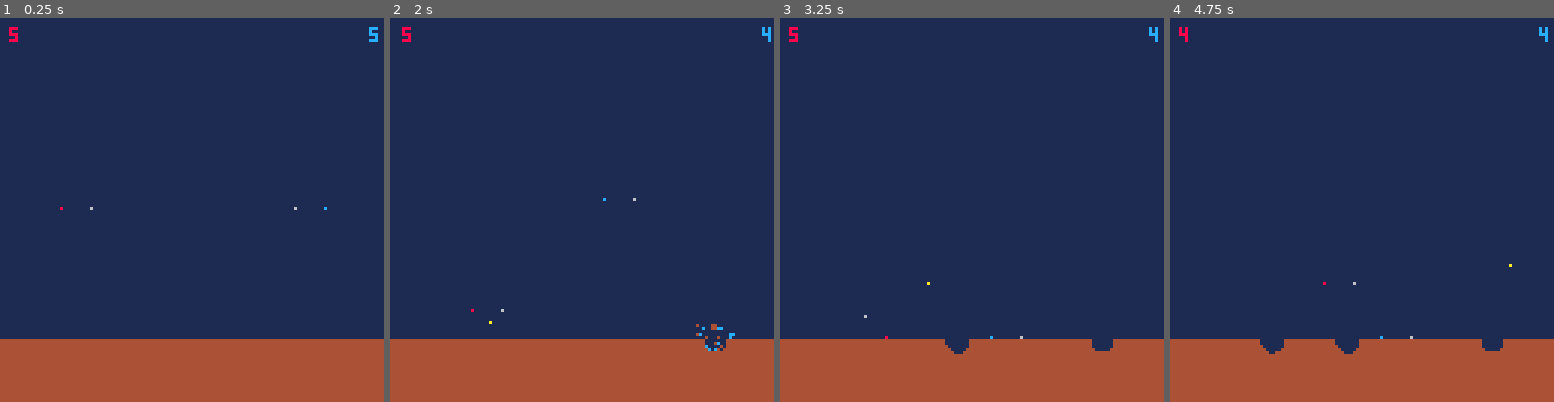
Above: before the commit, frames 1-4 (left to right).
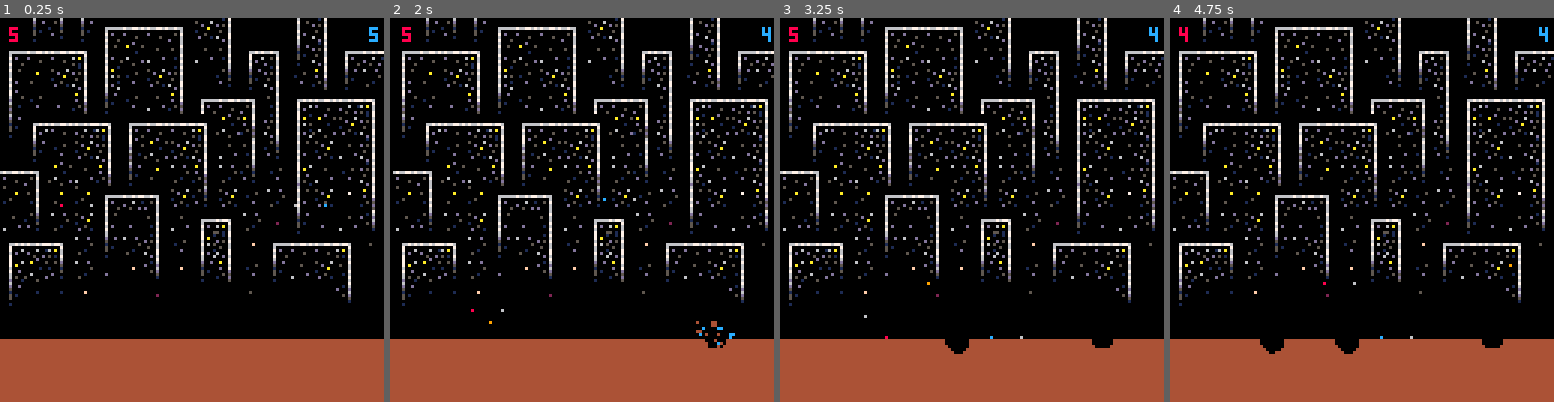
Above: after the commit, the same moments.

Repository: iamapea/miniature_jam
Game: PICO-8 cartridge mini.p8
Same seed, same stepped clock (60 frames per second), same inputs: the game is played once before the commit and once after it.
Inputs:
- Up to frame 1 (0.25 s): no input
- Up to frame 2 (2 s): tap X (X key) at 0.33, 1.07, 1.85 s; tap O (Z key) at 0.7, 1.7 s; hold Right from 1.6 s (still down)
- Up to frame 3 (3.25 s): release Right at 2.1 s; tap O (Z key) at 2.1, 2.5, 2.9 s; hold Up 2.15-2.42 s; hold Right 2.47-3.03 s; tap X (X key) at 2.97 s; hold Left from 3.08 s (still down)
- Up to frame 4 (4.75 s): tap O (Z key) every 0.4 s from 3.3 to 4.5 s; release Left at 3.58 s; hold Down 3.63-3.97 s; hold Right 4.02-4.68 s; tap X (X key) at 4.08 s; hold Up from 4.73 s (still down)

The runs differ from the first frame. In frame 1, 82% of the frame differs, in the area x 0-100%, y 0-84%; in frame 2, 82%; in frame 3, 83%; in frame 4, 83%, in the area x 0-100%, y 0-88%.

Commit message:
city background

Diff:
--- a/mini.p8
+++ b/mini.p8
@@ -24,7 +24,7 @@
  -- visual parameters
  col_players = {8,12}
  col_ch = 6 --crosshair
- col_bullet = 10
+ col_bullet = 9
  -- create players
  p1 = new_player(1,20,player_spawn_y,
                  col_players[1],
@@ -160,7 +160,8 @@
 -->8
 -- draw --------------------
 function _draw()
- cls(1) --clear screen black (0)
+ cls(0) --clear screen black (0)
+ map(0,5,0,0,32,32)
  --draw particles
  for c in all(particles) do
   pset(c.x,c.y,c.c)
@@ -596,31 +597,30 @@
 0000000000050000000d000005d0d000000000000000000000000000000000000000000000000000000000000000000000000000000000000000000000000000
 __map__
 0000000000000000000000000000000000000000000000000000000000000000000000000000000000000000000000000000000000000000000000000000000000000000000000000000000000000000000000000000000000000000000000000000000000000000000000000000000000000000000000000000000000000000
-0003040405000000000000000000000000000000000000000000000000000000000000000000000000000000000000000000000000000000000000000000000000000000000000000000000000000000000000000000000000000000000000000000000000000000000000000000000000000000000000000000000000000000
-05120e0816130415000000000000000000000000000000000000000000000000000000000000000000000000000000000000000000000000000000000000000000000000000000000000000000000000000000000000000000000000000000000000000000000000000000000000000000000000000000000000000000000000
-16020e0e06020e16000000000000000000000000000000000000000000000000000000000000000000000000000000000000000000000000000000000000000000000000000000000000000000000000000000000000000000000000000000000000000000000000000000000000000000000000000000000000000000000000
-07100d0b18110c06000003150000000000000000000000000000000000000000000000000000000000000000000000000000000000000000000000000000000000000000000000000000000000000000000000000000000000000000000000000000000000000000000000000000000000000000000000000000000000000000
-1711030404050a16000002161304150000000000000000000000000000000000000000000000000000000000000000000000000000000000000000000000000000000000000000000000000000000000000000000000000000000000000000000000000000000000000000000000000000000000000000000000000000000000
-041502090d060d06130511160208060000000000000000000000000000000000000000000000000000000000000000000000000000000000000000000000000000000000000000000000000000000000000000000000000000000000000000000000000000000000000000000000000000000000000000000000000000000000
-0a16120f0a16001711160f18110b160000000000000000000000000000000000000000000000000000000000000000000000000000000000000000000000000000000000000000000000000000000000000000000000000000000000000000000000000000000000000000000000000000000000000000000000000000000000
-1c18110f0d180304050613041415060000000000000000000000000000000000000000000000000000000000000000000000000000000000000000000000000000000000000000000000000000000000000000000000000000000000000000000000000000000000000000000000000000000000000000000000000000000000
-0414150304041509181612090a16180000000000000000000000000000000000000000000000000000000000000000000000000000000000000000000000000000000000000000000000000000000000000000000000000000000000000000000000000000000000000000000000000000000000000000000000000000000000
-0f0a1601090a160d0617020a0d16170000000000000000000000000000000000000000000000000000000000000000000000000000000000000000000000000000000000000000000000000000000000000000000000000000000000000000000000000000000000000000000000000000000000000000000000000000000000
-090d18110c0b180b170f100d0f16000000000000000000000000000000000000000000000000000000000000000000000000000000000000000000000000000000000000000000000000000000000000000000000000000000000000000000000000000000000000000000000000000000000000000000000000000000000000
-0c0e0314050a170a0f0b020a1d18000000000000000000000000000000000000000000000000000000000000000000000000000000000000000000000000000000000000000000000000000000000000000000000000000000000000000000000000000000000000000000000000000000000000000000000000000000000000
-0b0a021c060d03150b19111c0d07000000000000000000000000000000000000000000000000000000000000000000000000000000000000000000000000000000000000000000000000000000000000000000000000000000000000000000000000000000000000000000000000000000000000000000000000000000000000
-150b110b160f12161e1c000d001f000000000000000000000000000000000000000000000000000000000000000000000000000000000000000000000000000000000000000000000000000000000000000000000000000000000000000000000000000000000000000000000000000000000000000000000000000000000000
-170b1c1e071e11180f0304150f00000000000000000000000000000000000000000000000000000000000000000000000000000000000000000000000000000000000000000000000000000000000000000000000000000000000000000000000000000000000000000000000000000000000000000000000000000000000000
-001e00001900000000110a061e00000000000000000000000000000000000000000000000000000000000000000000000000000000000000000000000000000000000000000000000000000000000000000000000000000000000000000000000000000000000000000000000000000000000000000000000000000000000000
-0000000000000000000000180000000000000000000000000000000000000000000000000000000000000000000000000000000000000000000000000000000000000000000000000000000000000000000000000000000000000000000000000000000000000000000000000000000000000000000000000000000000000000
-…(11 lines of a section not shown)…
+0000000304040500000000000000000000000000000000000000000000000000000000000000000000000000000000000000000000000000000000000000000000000000000000000000000000000000000000000000000000000000000000000000000000000000000000000000000000000000000000000000000000000000
+001305120e081613041500000000000000000000000000000000000000000000000000000000000000000000000000000000000000000000000000000000000000000000000000000000000000000000000000000000000000000000000000000000000000000000000000000000000000000000000000000000000000000000
+000216020e0e06020e1600000000000000000000000000000000000000000000000000000000000000000000000000000000000000000000000000000000000000000000000000000000000000000000000000000000000000000000000000000000000000000000000000000000000000000000000000000000000000000000
+000107100d0b18110c0600000315000000000000000000000000000000000000000000000000000000000000000000000000000000000000000000000000000000000000000000000000000000000000000000000000000000000000000000000000000000000000000000000000000000000000000000000000000000000000
+00111711030404050a1600000216000000000000000000000000000000000000000000000000000000000000000000000000000000000000000000000000000000000000000000000000000000000000000000000000000000000000000000000000000000000000000000000000000000000000000000000000000000000000
+0304041502090d060d0613051116031415000000000000000000000000000000000000000000000000000000000000000000000000000000000000000000000000000000000000000000000000000000000000000000000000000000000000000000000000000000000000000000000000000000000000000000000000000000
+020c0a16120f0a16001711160f18110b16000000000000000000000000000000000000000000000000000000000000000000000000000000000000000000000000000000000000000000000000000000000000000000000000000000000000000000000000000000000000000000000000000000000000000000000000000000
+010f1c18110f0d18030405061304141506000000000000000000000000000000000000000000000000000000000000000000000000000000000000000000000000000000000000000000000000000000000000000000000000000000000000000000000000000000000000000000000000000000000000000000000000000000
+11130414150304041509181612090a1618000000000000000000000000000000000000000000000000000000000000000000000000000000000000000000000000000000000000000000000000000000000000000000000000000000000000000000000000000000000000000000000000000000000000000000000000000000
+00110f0a1601090a160d0617020a0d1617000000000000000000000000000000000000000000000000000000000000000000000000000000000000000000000000000000000000000000000000000000000000000000000000000000000000000000000000000000000000000000000000000000000000000000000000000000
+0405090d18110c0b180b170f100d0f1600000000000000000000000000000000000000000000000000000000000000000000000000000000000000000000000000000000000000000000000000000000000000000000000000000000000000000000000000000000000000000000000000000000000000000000000000000000
+0e060c0e0314050a170a0f0b020a1d1800000000000000000000000000000000000000000000000000000000000000000000000000000000000000000000000000000000000000000000000000000000000000000000000000000000000000000000000000000000000000000000000000000000000000000000000000000000
+0d170b0a021c060d03150b19111c0d0700000000000000000000000000000000000000000000000000000000000000000000000000000000000000000000000000000000000000000000000000000000000000000000000000000000000000000000000000000000000000000000000000000000000000000000000000000000
+1314150b110b160f12161e030404151f00000000000000000000000000000000000000000000000000000000000000000000000000000000000000000000000000000000000000000000000000000000000000000000000000000000000000000000000000000000000000000000000000000000000000000000000000000000
+1009170b1c1e071e11180f110d0a060000000000000000000000000000000000000000000000000000000000000000000000000000000000000000000000000000000000000000000000000000000000000000000000000000000000000000000000000000000000000000000000000000000000000000000000000000000000
+111b1b1e0000190000001f000000070000000000000000000000000000000000000000000000000000000000000000000000000000000000000000000000000000000000000000000000000000000000000000000000000000000000000000000000000000000000000000000000000000000000000000000000000000000000
+…(11 lines of a section not shown)…
